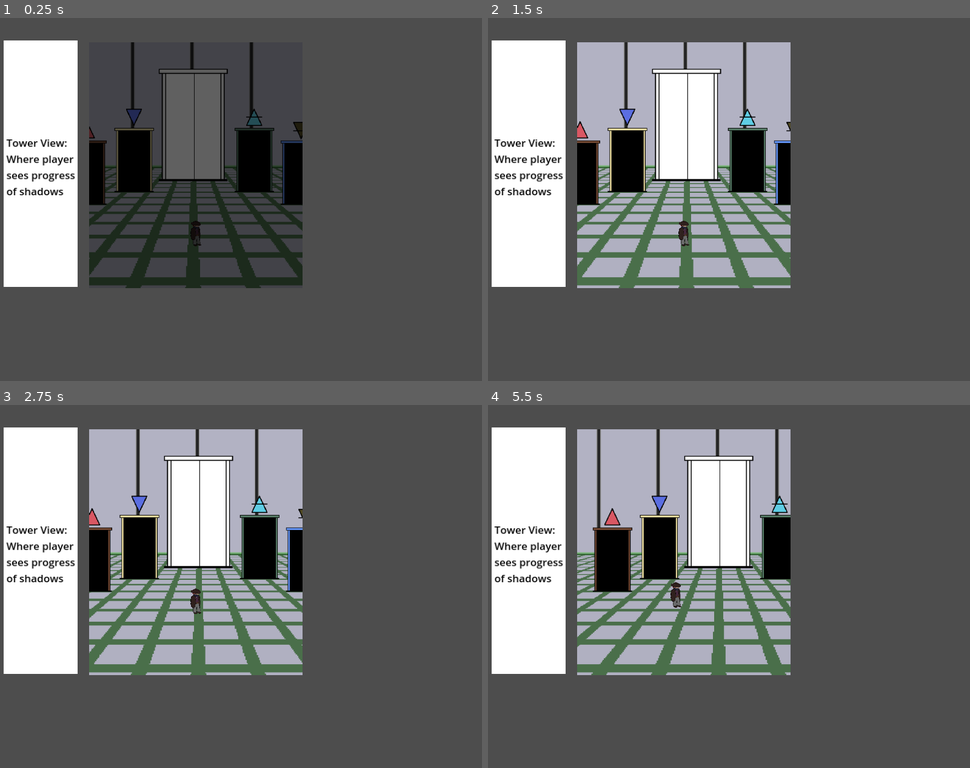
Above: before the commit, frames 1-4 (two rows, left to right).
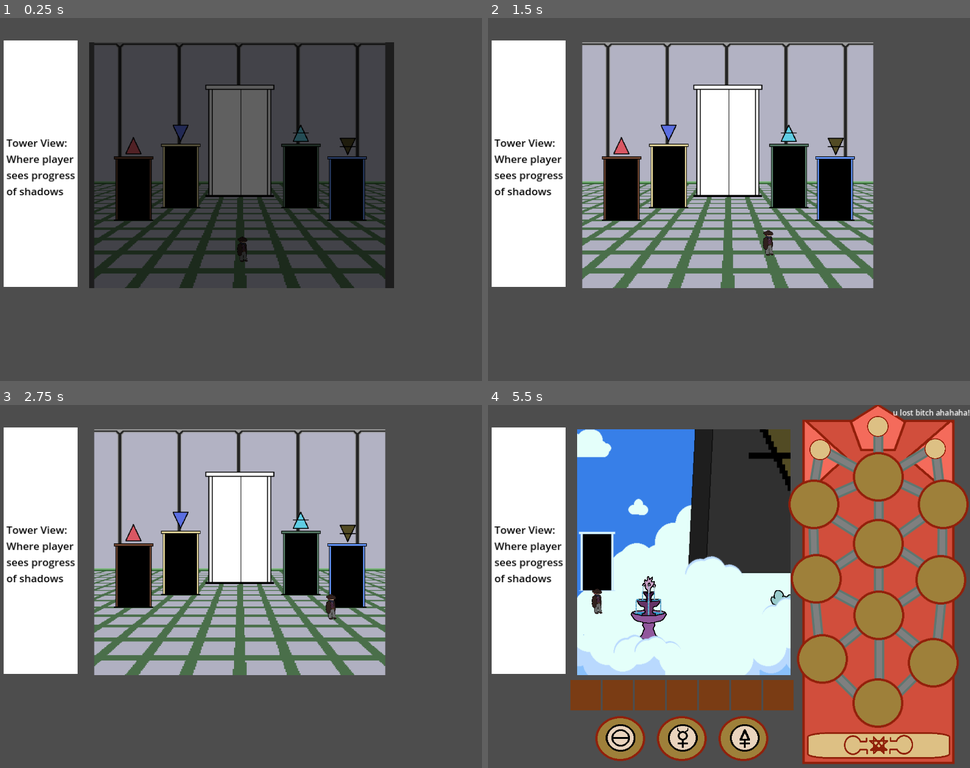
Above: after the commit, the same moments.

Repository: mccajd/Quintessential
Game: Godot game, scene res://Levels/beacon_puzzle_main.tscn
Two runs of this game, one before a commit and one after it. Both use one fixed random seed, a clock stepped at 60 frames per second and the inputs below. The engine's default icon, where the game draws it, is replaced by a stand-in: a white triangle on a blue panel in a dark square.
Inputs (mouse positions are in pixels of both pictures, inside the frame that each line leads up to):
- Up to frame 1 (0.25 s): no input
- Up to frame 2 (1.5 s): move the mouse to (835, 181) at 0.52 s; press the mouse at (835, 181) at 0.53 s; move the mouse to (632, 217) at 1.27 s; release the mouse at (632, 217) at 1.28 s; click (632, 217) at 1.35 s
- Up to frame 3 (2.75 s): move the mouse to (289, 506) at 2.02 s; press the mouse at (289, 506) at 2.03 s
- Up to frame 4 (5.5 s): move the mouse to (704, 659) at 2.77 s; release the mouse at (704, 659) at 2.78 s; click (704, 659) at 2.85 s; move the mouse to (873, 640) at 3.52 s; press the mouse at (873, 640) at 3.53 s; move the mouse to (579, 532) at 4.27 s; release the mouse at (579, 532) at 4.28 s; click (579, 532) at 4.35 s; click (878, 746) at 5.02 s

The runs differ from the first frame. In frame 1, 21% of the frame differs, in the area x 18-82%, y 6-75%; in frame 2, 29%; in frame 3, 29%; in frame 4, 67%, in the area x 17-100%, y 0-99%.

Commit message:
fix minor z-index issues

Diff:
--- a/Levels/cloud_room.tscn
+++ b/Levels/cloud_room.tscn
@@ -25,10 +25,14 @@
 [sub_resource type="RectangleShape2D" id="RectangleShape2D_cp3w2"]
 size = Vector2(229, 59)
 
+[sub_resource type="RectangleShape2D" id="RectangleShape2D_xsql4"]
+size = Vector2(83.5, 162)
+
 [node name="CloudRoom" type="Node"]
 script = ExtResource("1_ag08v")
 
 [node name="TileMap" parent="." instance=ExtResource("3_n6c04")]
+visible = false
 z_index = 10
 position = Vector2(-1, 0)
 layer_0/tile_data = PackedInt32Array(917513, 196611, 0, 917512, 196611, 0)
@@ -174,6 +178,15 @@
 [node name="CollisionShape2D" type="CollisionShape2D" parent="FrontDetector2"]
 position = Vector2(702.5, 293.5)
 shape = SubResource("RectangleShape2D_cp3w2")
+
+[node name="BackDetector" type="Area2D" parent="."]
+position = Vector2(-332, -90)
+collision_layer = 4
+collision_mask = 7
+
+[node name="CollisionShape2D" type="CollisionShape2D" parent="BackDetector"]
+position = Vector2(486.25, 162)
+shape = SubResource("RectangleShape2D_xsql4")
 
 [node name="Tree" type="TextureRect" parent="."]
 z_index = 1
@@ -224,8 +237,18 @@
 offset_bottom = 504.0
 color = Color(0, 0, 0, 1)
 
+[node name="BlackVoid" type="ColorRect" parent="."]
+z_index = -1
+offset_left = 22.0
+offset_top = -251.0
+offset_right = 1333.0
+offset_bottom = 472.0
+color = Color(0, 0, 0, 1)
+
 [connection signal="item_discovered" from="TileMap" to="." method="_on_item_discovered"]
 [connection signal="body_entered" from="FrontDetector" to="." method="_on_front_detector_entered"]
 [connection signal="body_exited" from="FrontDetector" to="." method="_on_front_detector_exited"]
 [connection signal="body_entered" from="FrontDetector2" to="." method="_on_front_detector_entered"]
 [connection signal="body_exited" from="FrontDetector2" to="." method="_on_front_detector_exited"]
+[connection signal="body_entered" from="BackDetector" to="." method="_on_back_detector_entered"]
+[connection signal="body_exited" from="BackDetector" to="." method="_on_back_detector_exited"]
--- a/Levels/hub_room.tscn
+++ b/Levels/hub_room.tscn
@@ -11,11 +11,12 @@
 script = ExtResource("1_4cri5")
 
 [node name="TileMap" parent="." instance=ExtResource("2_bedln")]
+visible = false
 z_index = 10
 position = Vector2(-1, 0)
 layer_0/tile_data = PackedInt32Array(1114139, 196611, 0, 851977, 196611, 0, 720913, 196611, 0, 720933, 196611, 0, 852012, 196611, 0)
 layer_4/tile_data = PackedInt32Array(1376303, 131075, 0, 1376302, 131075, 0, 1376301, 131075, 0, 1376300, 131075, 0, 13 …(4364 unchanged characters)…
-layer_5/tile_data = PackedInt32Array(786443, 3, 0, 786442, 3 …(2660 unchanged characters)… 262189, 3, 0, 262188, 3, 0, 262187, 3, 0)
+layer_5/tile_data = PackedInt32Array(786443, 3, 0, 786442, 3 …(2660 unchanged characters)… 262189, 3, 0, 262188, 3, 0, 262187, 3, 0, 131114, 3, 0, 65578, 3, 0, 42, 3, 0, 43, 3, 0, 44, 3, 0, 45, 3, 0, 46, 3, 0, 65582, 3, 0, 131118, 3, 0, 131117, 3, 0, 131116, 3, 0, 131115, 3, 0, 65579, 3, 0, 65580, 3, 0, 65581, 3, 0, 35, 3, 0, -65501, 3, 0, -65500, 3, 0, -131036, 3, 0, -131037, 3, 0, -131035, 3, 0, -131034, 3, 0, -131033, 3, 0, -65497, 3, 0, 39, 3, 0, 38, 3, 0, 37, 3, 0, 36, 3, 0, -65499, 3, 0, -65498, 3, 0, 15, 3, 0, 16, 3, 0, 17, 3, 0, 18, 3, 0, 19, 3, 0, 65555, 3, 0, 65554, 3, 0, 65553, 3, 0, 65552, 3, 0, 65551, 3, 0, 131079, 3, 0, 65543, 3, 0, 7, 3, 0, 8, 3, 0, 9, 3, 0, 10, 3, 0, 11, 3, 0, 65547, 3, 0, 131083, 3, 0, 131082, 3, 0, 131081, 3, 0, 131080, 3, 0, 65544, 3, 0, 65545, 3, 0, 65546, 3, 0)
 
 [node name="Background" type="TextureRect" parent="."]
 offset_left = 49.0
@@ -25,7 +26,7 @@
 scale = Vector2(0.75, 0.75)
 texture = ExtResource("3_3v4ei")
 
-[node name="ColorRect" type="ColorRect" parent="."]
+[node name="BlackVoid" type="ColorRect" parent="."]
 z_index = -1
 offset_left = 56.0
 offset_top = -164.0
--- a/Scripts/level_config.gd
+++ b/Scripts/level_config.gd
@@ -37,9 +37,9 @@
 	var rtn = LevelConfigValue.new()
 
 	rtn.camera_limit_left = 60
-	rtn.camera_limit_right = 800
-	rtn.camera_limit_top = -200
-	rtn.camera_limit_bottom = -200
+	rtn.camera_limit_right = 1060
+	rtn.camera_limit_top = -240
+	rtn.camera_limit_bottom = -240
 
 	rtn.transition_rects = [
 		LevelConfigTransitionRect.new("cloud", Rect2(Vector2(42, 3), Vector2(5, 10))),
--- a/Scripts/player_view.gd
+++ b/Scripts/player_view.gd
@@ -92,6 +92,16 @@
 	item_found.emit(item_name)
 
 
+func _on_front_detector_entered(body):
+	if body is player:
+		ref.z_index = 2
+
+
+func _on_front_detector_exited(body):
+	if body is player:
+		ref.z_index = 0
+
+
 func _on_back_detector_entered(body):
 	if body is player:
 		ref.z_index = -1
@@ -99,7 +109,7 @@
 
 func _on_back_detector_exited(body):
 	if body is player:
-		ref.z_index = 1
+		ref.z_index = 0
 
 
 func _change_room(room_name):
--- a/Scripts/room_manager.gd
+++ b/Scripts/room_manager.gd
@@ -15,6 +15,7 @@
 	for child in viewport.get_children():
 		if "room_changed" in child && typeof(child.room_changed) == TYPE_SIGNAL:
 			child.room_changed.connect(_change_room)
+	viewport.size.x = 1024
 
 
 func _change_room(room: String):
@@ -47,6 +48,11 @@
 	viewport.add_child(instance)
 	instance_ref = instance
 
+	if room == "hub":
+		viewport.size.x = 1000
+	else:
+		viewport.size.x = 562
+
 
 func _get_room_scene():
 	match current_room:
Not shown: 1 places in Levels/cloud_room.tscn that only renumber resources
Binary file changed: assets/levelbackgrounds/cloud level.png
